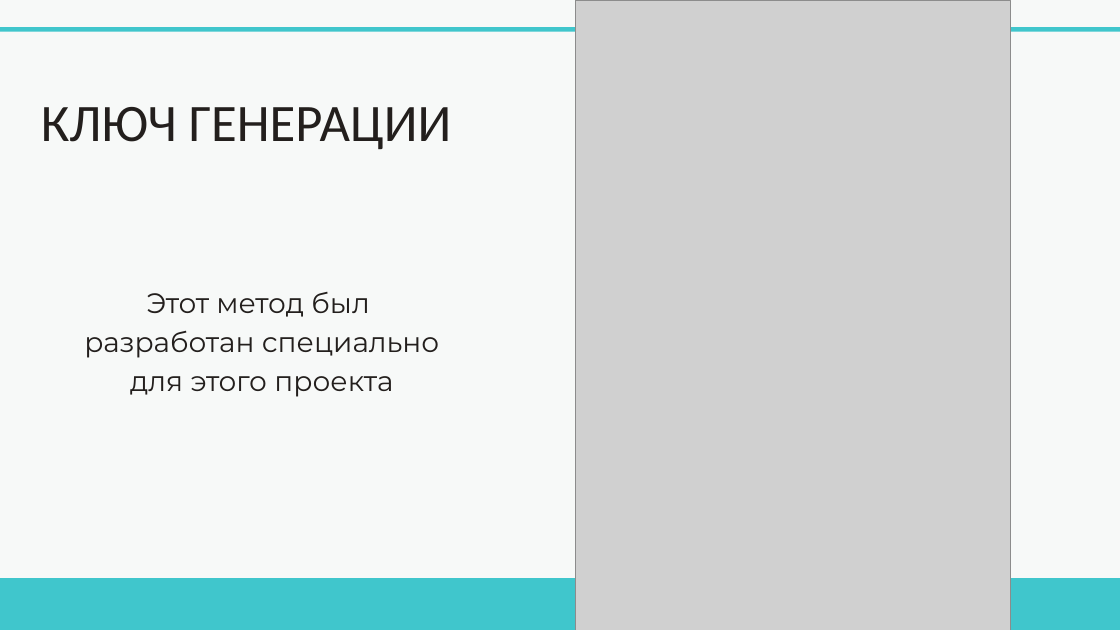
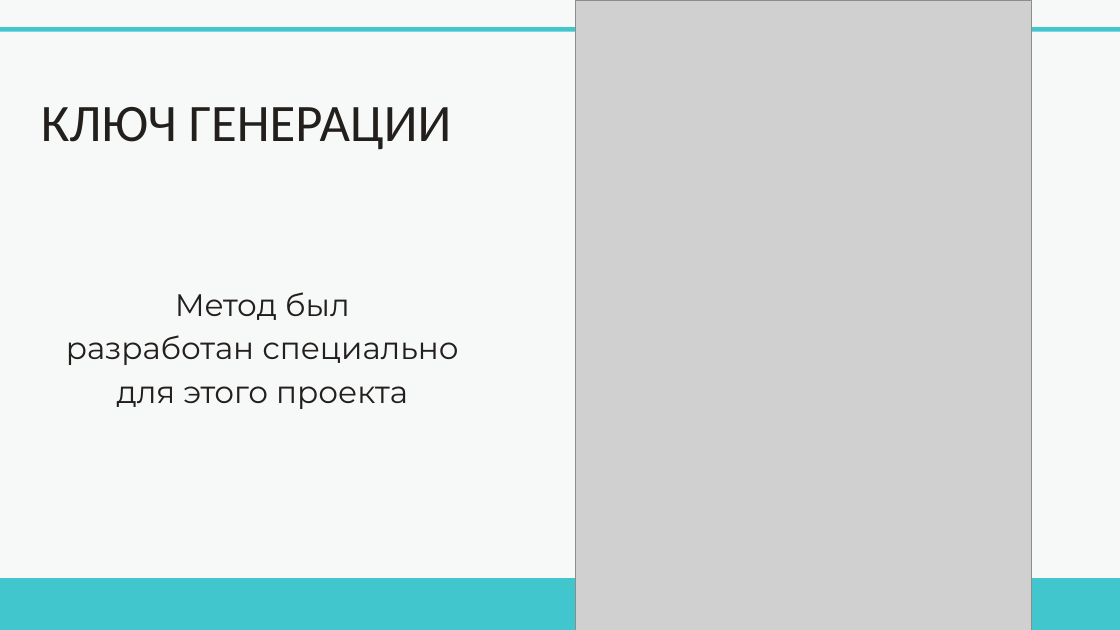
Before and after one commit to Nekro25/Alien-Miner, a slide deck: slide 5 of PRESENT/Инопланетный шахтер.pptx. Drawn at 1120x630 pixels with LibreOffice and Linux fonts; fonts in the diff are those of the drawing; grey boxes stand for pictures. Boxes give left, top, right and bottom in pixels: in the first picture for what was removed or moved away, otherwise in the second. Text is boxed around its words. In the diff, an @@ line names an element or a change of style, - is before the commit and + after.

```diff
--- a/PRESENT/Инопланетный шахтер.pptx
+++ b/PRESENT/Инопланетный шахтер.pptx
@@ picture: place and size @@
-picture at (575,0,1011,630)
+picture at (575,0,1031,630)
@@ text "Метод был": place and size @@
-text "Метод был" at (84,292,439,397)
+text "Метод был" at (66,292,458,409)
@@ text at (175,292,350,320): text changed; size 36.1 to 40 pt @@
-Этот метод был
+Метод был
@@ text at (66,335,458,409): size 36.1 to 40 pt in "разработан специально", "для этого проекта"; line spacing 50.5pt to 56pt @@
```
Also in this commit, not shown: 4 other slides changed, 4 slides added, 1 slide removed, 1 other file.
